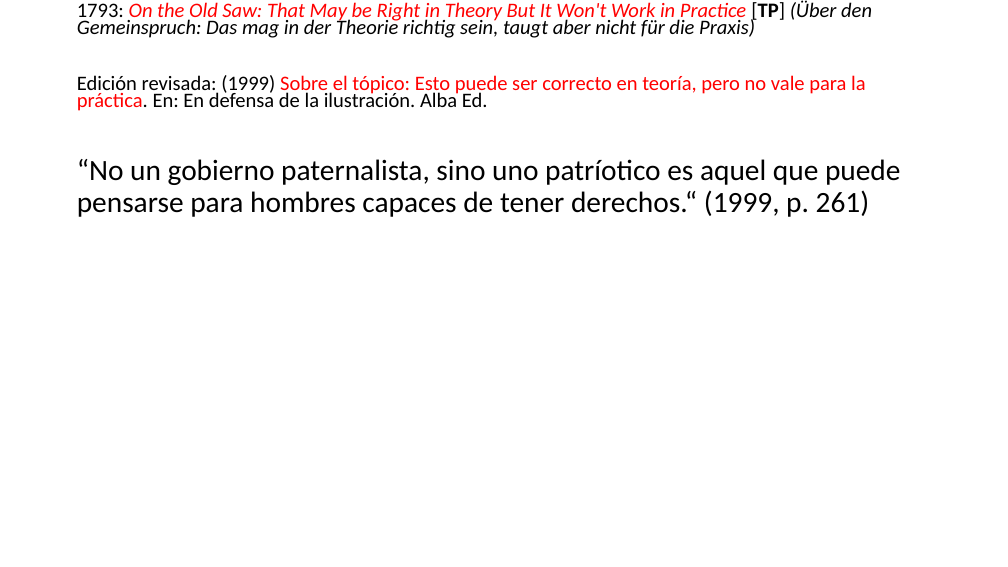
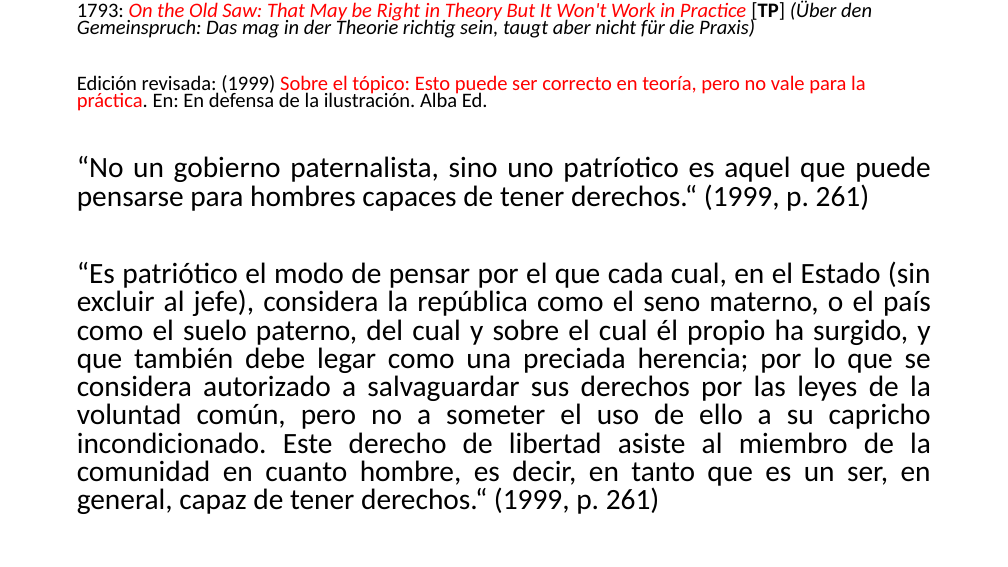
Before and after one commit to zaboltar/ArchaeologyJourney, a slide deck: slide 23 of DigSite/New Arcaism/uarm 2025 2/kant republica ciudadanía.pptx (slide 21 before the commit). Drawn at 1008x567 pixels with LibreOffice and Linux fonts; fonts in the diff are those of the drawing. Boxes give left, top, right and bottom in pixels: in the first picture for what was removed or moved away, otherwise in the second. Text is boxed around its words. In the diff, an @@ line names an element or a change of style, - is before the commit and + after.

```diff
--- a/DigSite/New Arcaism/uarm 2025 2/kant republica ciudadanía.pptx
+++ b/DigSite/New Arcaism/uarm 2025 2/kant republica ciudadanía.pptx
@@ text at box(77, 156, 930, 211): alignment left to justified; line spacing 0.9 to 0.8 @@
@@ text at box(77, 261, 931, 514): paragraph added @@
+“Es patriótico el modo de pensar por el que cada cual, en el Estado (sin excluir al jefe), considera la república como el seno materno, o el país como el suelo paterno, del cual y sobre el cual él propio ha surgido, y que también debe legar como una preciada herencia; por lo que se considera autorizado a salvaguardar sus derechos por las leyes de la voluntad común, pero no a someter el uso de ello a su capricho incondicionado. Este derecho de libertad asiste al miembro de la comunidad en cuanto hombre, es decir, en tanto que es un ser, en general, capaz de tener derechos.“ (1999, p. 261)
```
Also in this commit, not shown: 21 other slides changed, 15 slides added, 28 other files.
